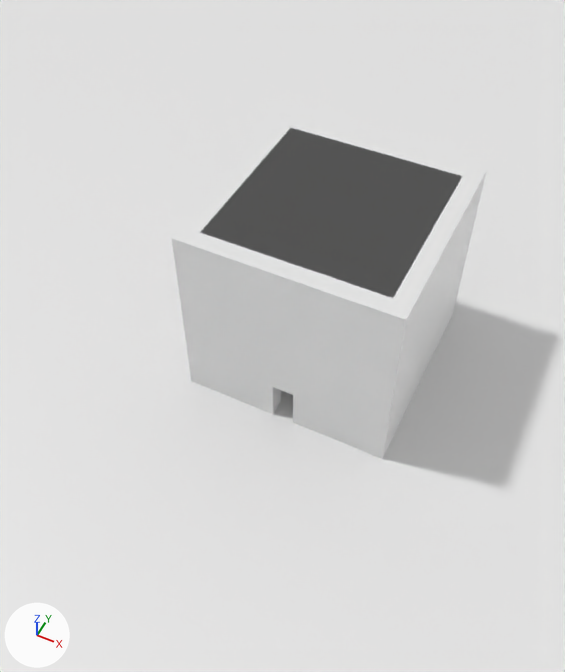
What one commit did to the Blender file Assets/Models/level2.blend.
Rendered twice from a camera (50 mm lens) standing at (11.6, -18.3, 36.0) and looking at (-1.5, 7.9, 3.3). The lights are fixed; the arrows at lower left show +X, +Y and +Z. The first picture is the older version.

Objects in the first picture: 'Cube 2 (Door Front).001', 'Floor'.
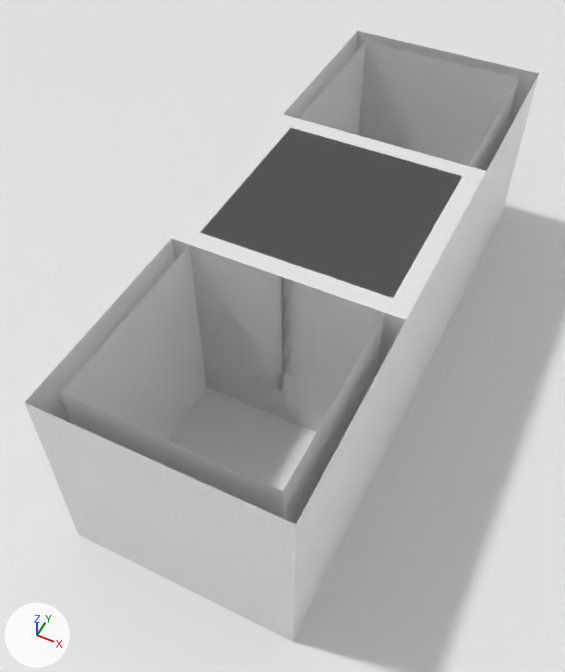
Pixel boxes (x1, y1, x2, y2) of what changed, in the pictures (565 x 672 px):
'Cube (No Door).001', shown: after (25, 239, 406, 642)
'Cube 3 (Door Front).001', shown: after (283, 31, 539, 323)

Diff of the bpy script that builds the scene:
```diff
--- a/Assets/Models/level2.blend.py
+++ b/Assets/Models/level2.blend.py
@@ ob_cube__no_door__001 @@
 ob_cube__no_door__001.location = (0.0, 0.0, 0.0)
-ob_cube__no_door__001.hide_set(True)
@@ ob_cube_3__door_front__001 @@
 ob_cube_3__door_front__001.location = (0.0, 22.0, 0.0)
-ob_cube_3__door_front__001.hide_set(True)
```
